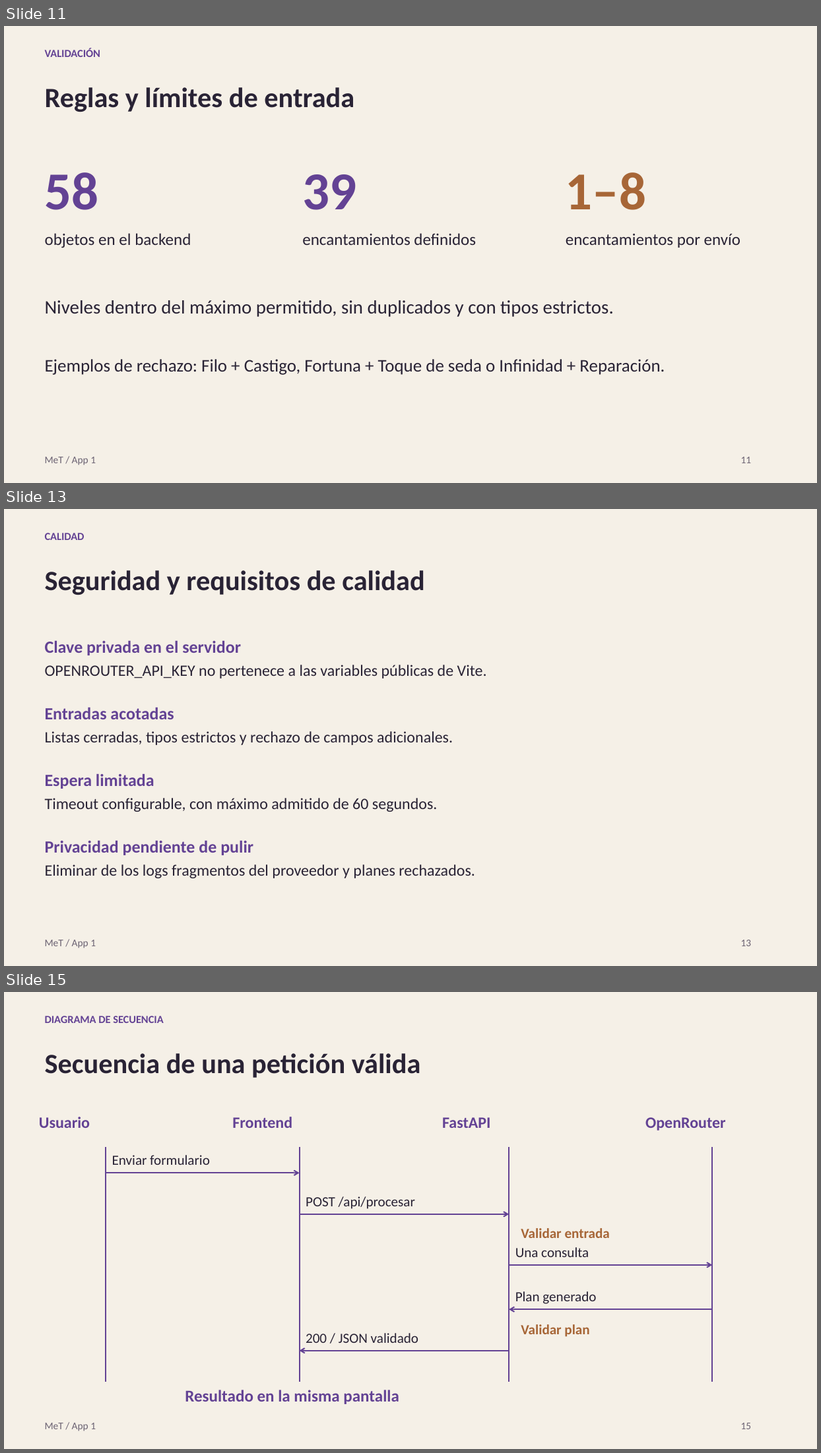
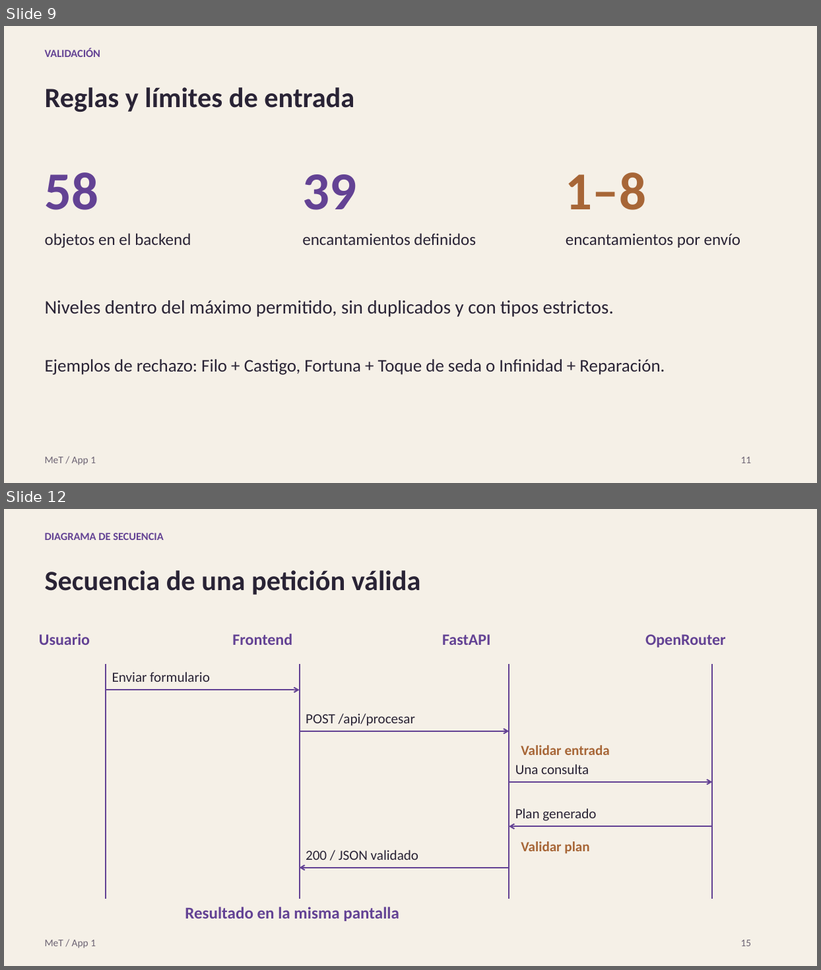
Before and after one commit to Marinettoo/Minecraft-Enchanting-Tool, a slide deck: presentacion/MeT-App1-Presentacion.pptx. Shown one above the other, each under a label of ours: slides 11, 13 and 15 before the commit, slides 9 and 12 after it; the slides between them are not shown. The pictures are 821x1453 and 821x970 pixels, drawn with LibreOffice and Linux fonts; fonts in the diff are those of the drawing. Boxes give left, top, right and bottom in pixels: in the first picture for what was removed or moved away, otherwise in the second. Text is boxed around its words. In the diff, an @@ line names an element or a change of style, - is before the commit and + after.

```diff
--- a/presentacion/MeT-App1-Presentacion.pptx
+++ b/presentacion/MeT-App1-Presentacion.pptx
@@ slide 13 removed at (4,509,817,966), background #F5F0E7 @@
@@ text removed at (45,533,85,540) @@
-CALIDAD
@@ text removed at (45,570,424,595) @@
-Seguridad y requisitos de calidad
@@ text removed at (45,641,241,656) @@
-Clave privada en el servidor
@@ text removed at (45,665,487,679) @@
-OPENROUTER_API_KEY no pertenece a las variables públicas de Vite.
@@ text removed at (45,708,174,720) @@
-Entradas acotadas
@@ text removed at (45,731,453,745) @@
-Listas cerradas, tipos estrictos y rechazo de campos adicionales.
@@ text removed at (45,774,154,789) @@
-Espera limitada
@@ text removed at (45,798,438,812) @@
-Timeout configurable, con máximo admitido de 60 segundos.
@@ text removed at (45,841,253,855) @@
-Privacidad pendiente de pulir
@@ text removed at (45,865,475,879) @@
-Eliminar de los logs fragmentos del proveedor y planes rechazados.
@@ text removed at (45,940,96,949) @@
-MeT / App 1
@@ text removed at (741,940,752,947) @@
-13
@@ what was slide 11 is now slide 9 @@
@@ what was slide 15 is now slide 12 @@
```
Also in this commit, not shown: 6 slides changed, 6 other slides removed, 2 other files.
